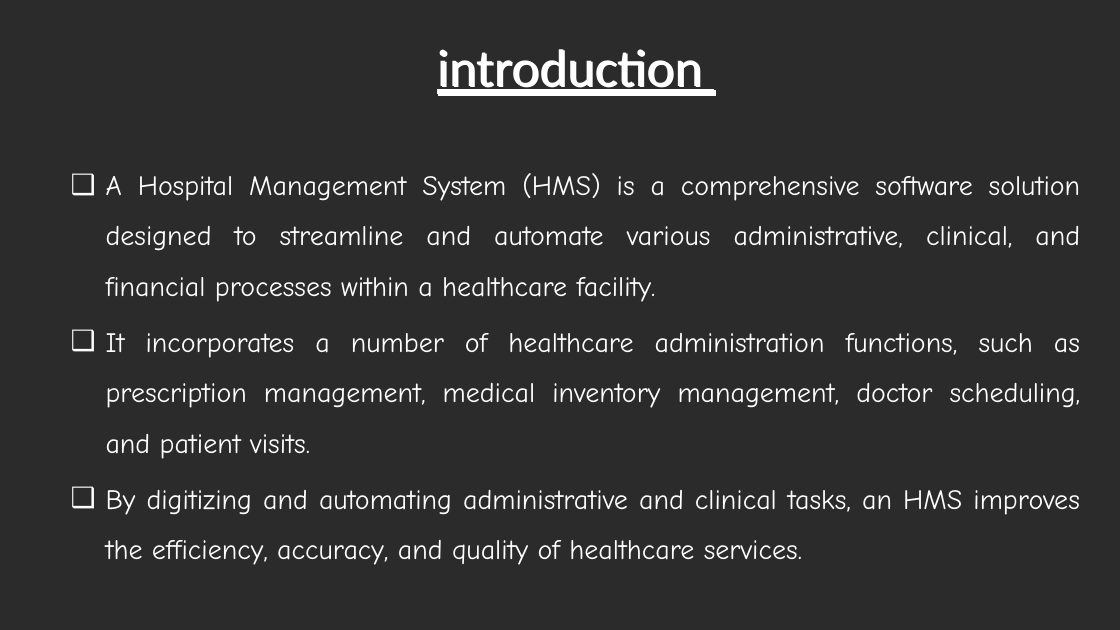
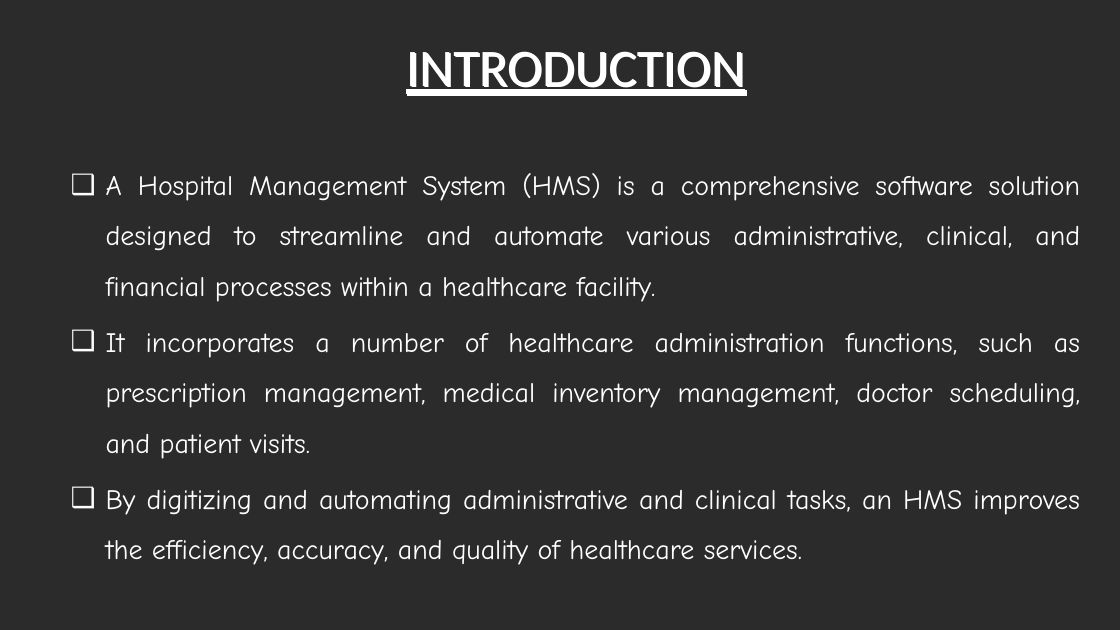
Before and after one commit to Sahithya132002/Final-Year-Project, a slide deck: slide 3 of Review 3.pptx. Drawn at 1120x630 pixels with LibreOffice and Linux fonts; fonts in the diff are those of the drawing; background and template pictures are left out; a plain dark background stands for a picture behind light text. Boxes give left, top, right and bottom in pixels: in the first picture for what was removed or moved away, otherwise in the second. Text is boxed around its words. In the diff, an @@ line names an element or a change of style, - is before the commit and + after.

```diff
--- a/Review 3.pptx
+++ b/Review 3.pptx
@@ title at box(406, 51, 745, 96): text changed @@
-introduction
+INTRODUCTION
```
Also in this commit, not shown: 9 other slides changed.
